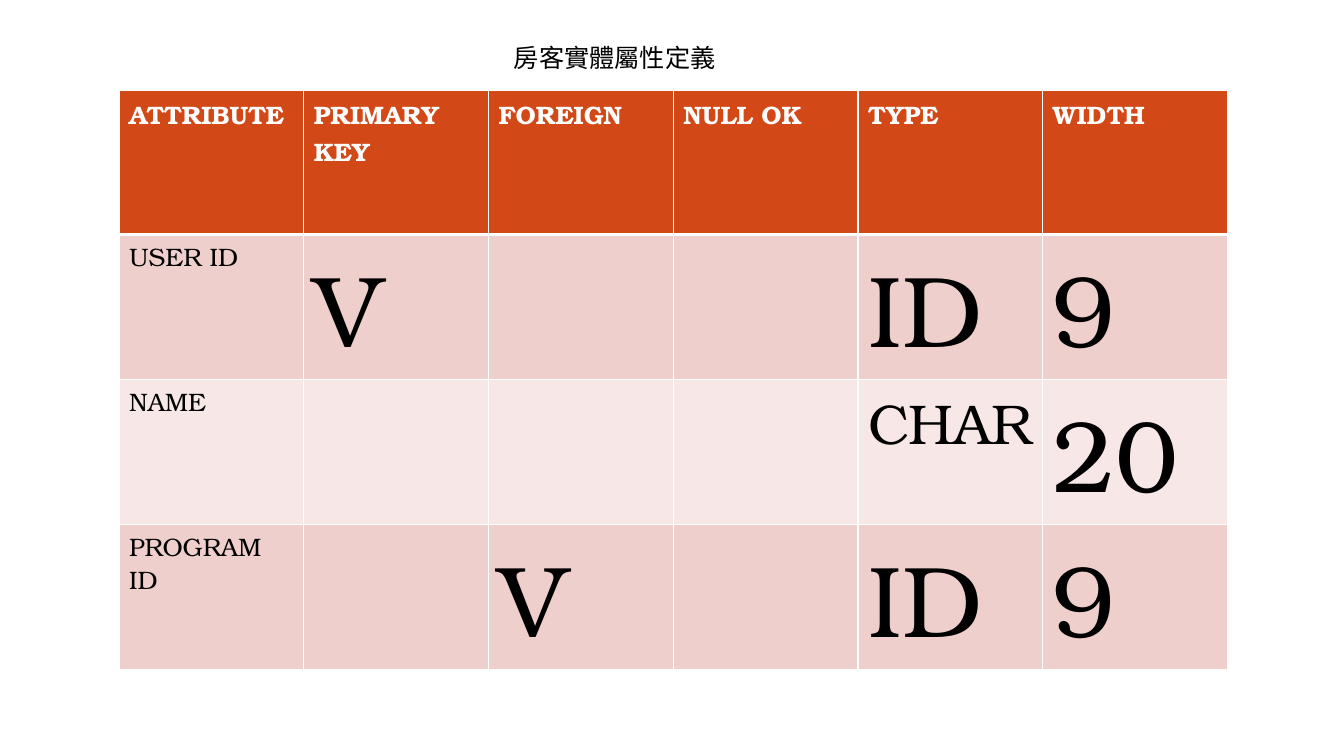
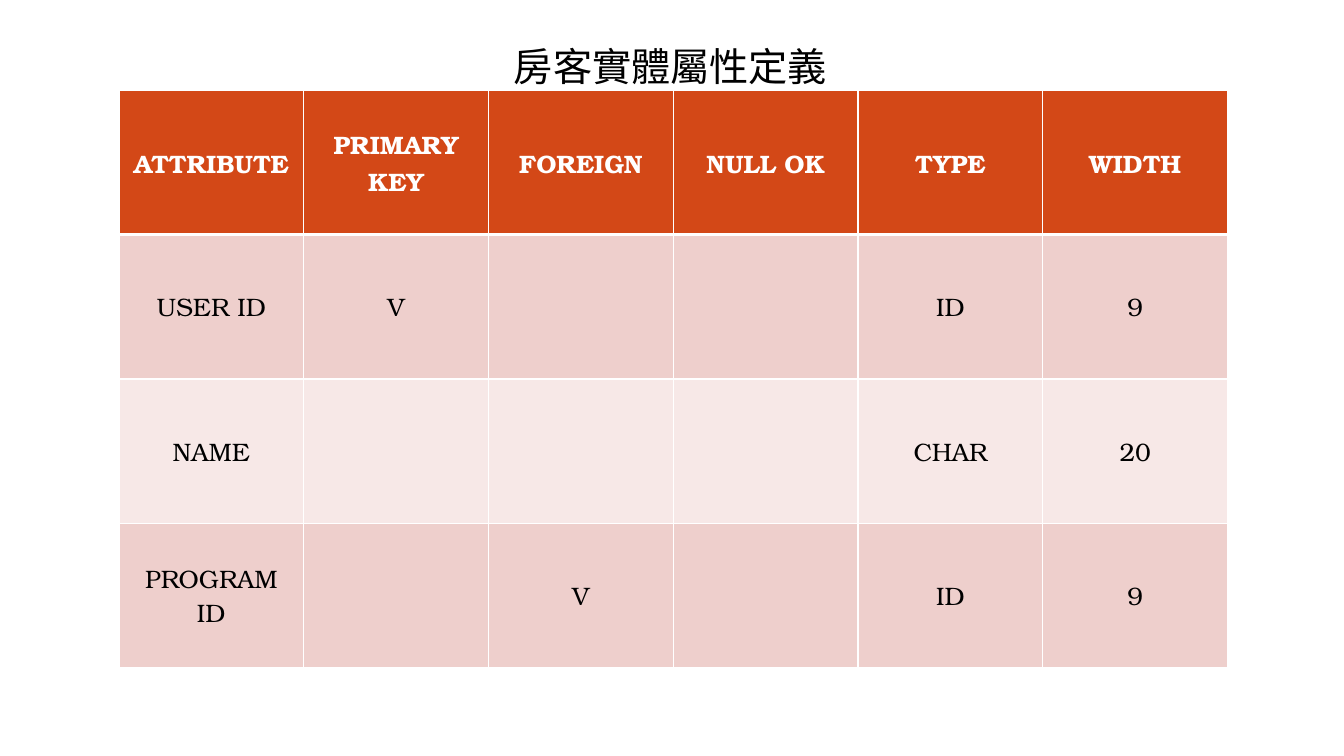
Before and after one commit to JianDa0127/project, a slide deck: slide 9 of 線上會議APP改2.pptx. Drawn at 1344x756 pixels with LibreOffice and Linux fonts; fonts in the diff are those of the drawing; background and template pictures are left out. Boxes give left, top, right and bottom in pixels: in the first picture for what was removed or moved away, otherwise in the second. Text is boxed around its words. In the diff, an @@ line names an element or a change of style, - is before the commit and + after.

```diff
--- a/線上會議APP改2.pptx
+++ b/線上會議APP改2.pptx
@@ text "房客實體屬性定義" at (514, 47, 827, 93): size 18 to 28 pt @@
@@ table at (119, 90, 1226, 667) @@
@@ size 72 to 18 pt in "V", "ID", "9", "20" and 3 more places @@
@@ size 40 to 18 pt in "CHAR" @@
@@ alignment left to centre @@
```
Also in this commit, not shown: 5 other slides changed.
